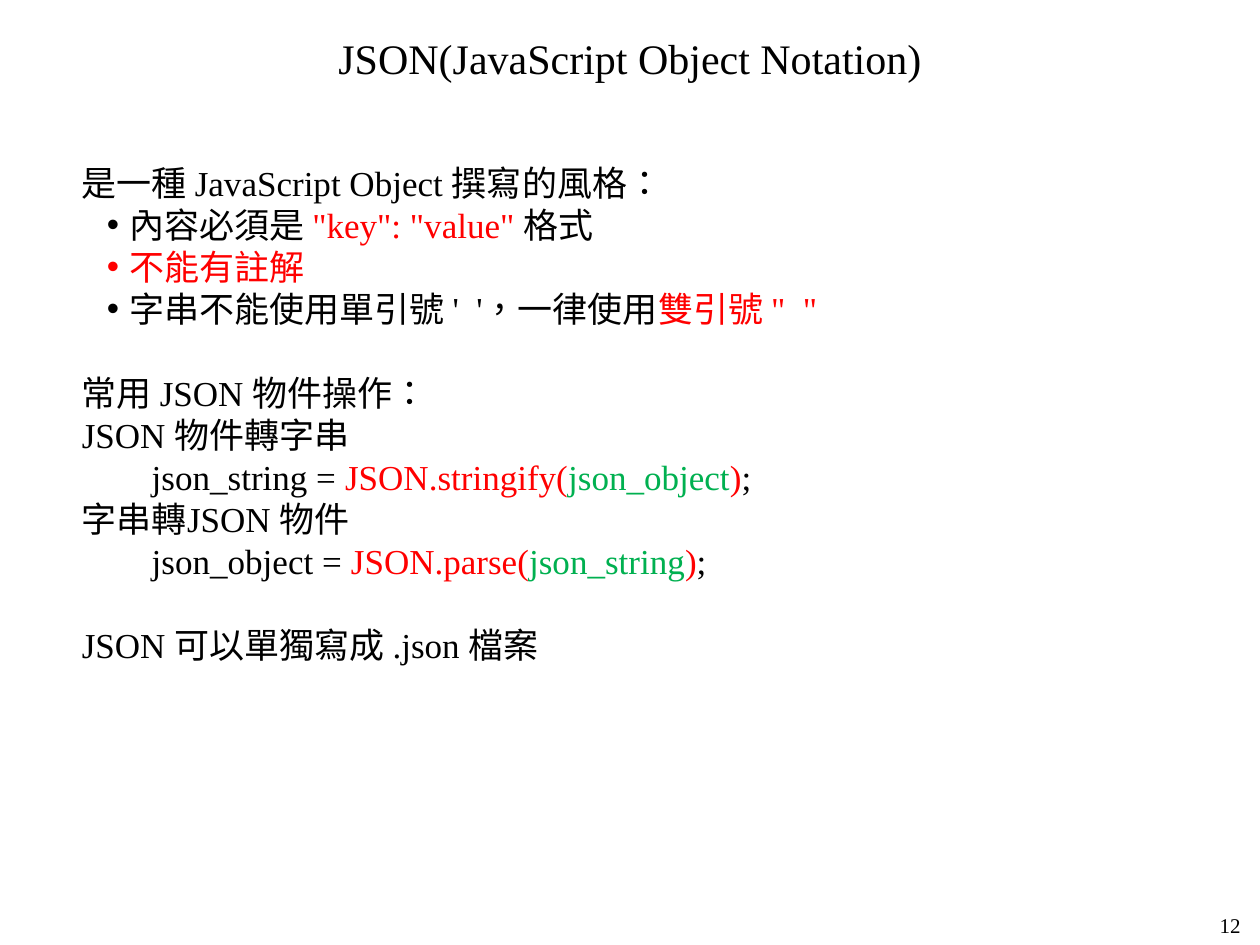
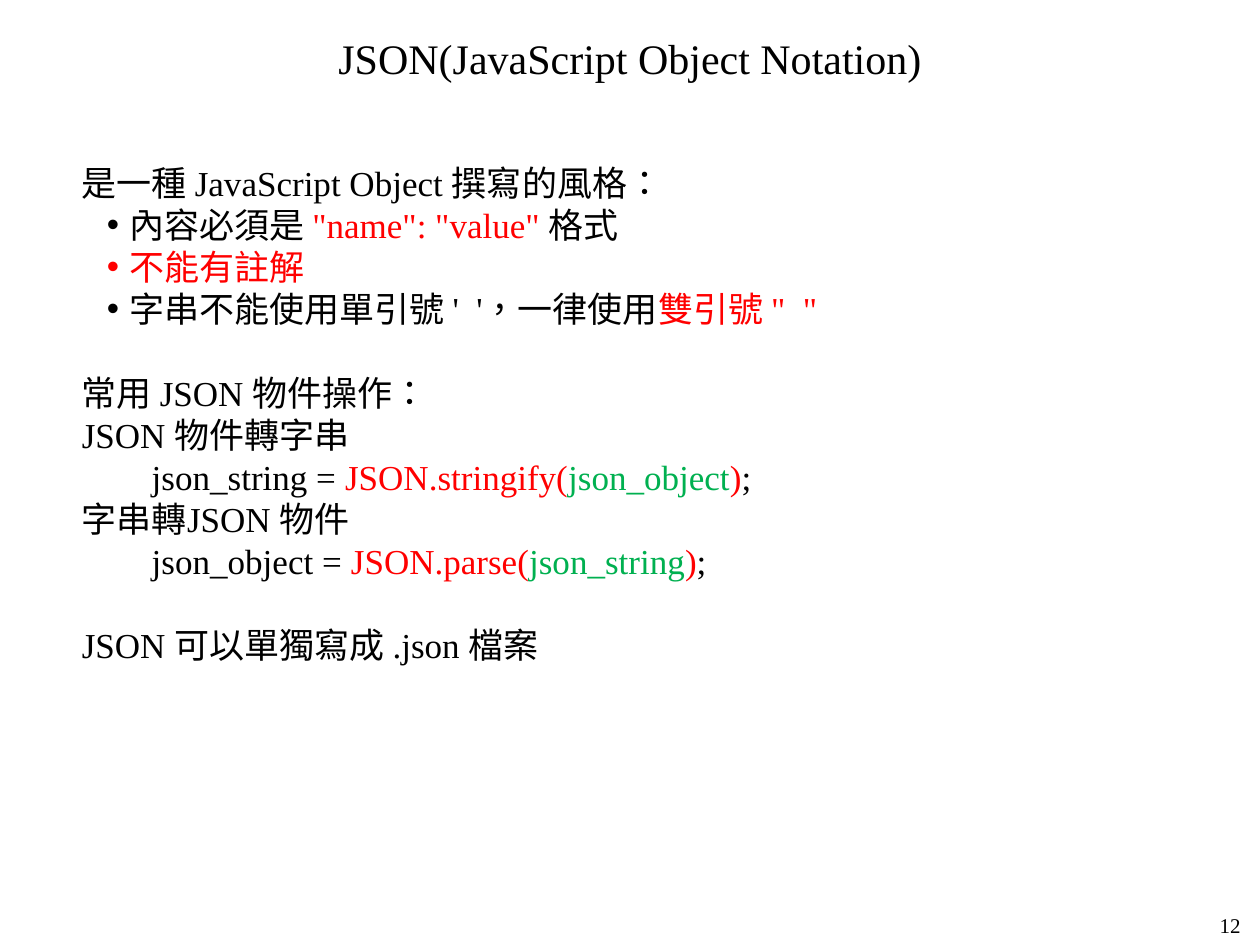
Before and after one commit to mar120434/2021_web_tutor, a slide deck: slide 12 of 動態網頁.pptx. Drawn at 1260x945 pixels with LibreOffice and Linux fonts; fonts in the diff are those of the drawing. Boxes give left, top, right and bottom in pixels: in the first picture for what was removed or moved away, otherwise in the second. Text is boxed around its words. In the diff, an @@ line names an element or a change of style, - is before the commit and + after.

```diff
--- a/動態網頁.pptx
+++ b/動態網頁.pptx
@@ text at <box>129,208,619,241</box>: text changed @@
-• 內容必須是 "key": "value" 格式
+• 內容必須是 "name": "value" 格式
```
Also in this commit, not shown: 4 other slides changed, 1 slide added, 1 other file.
